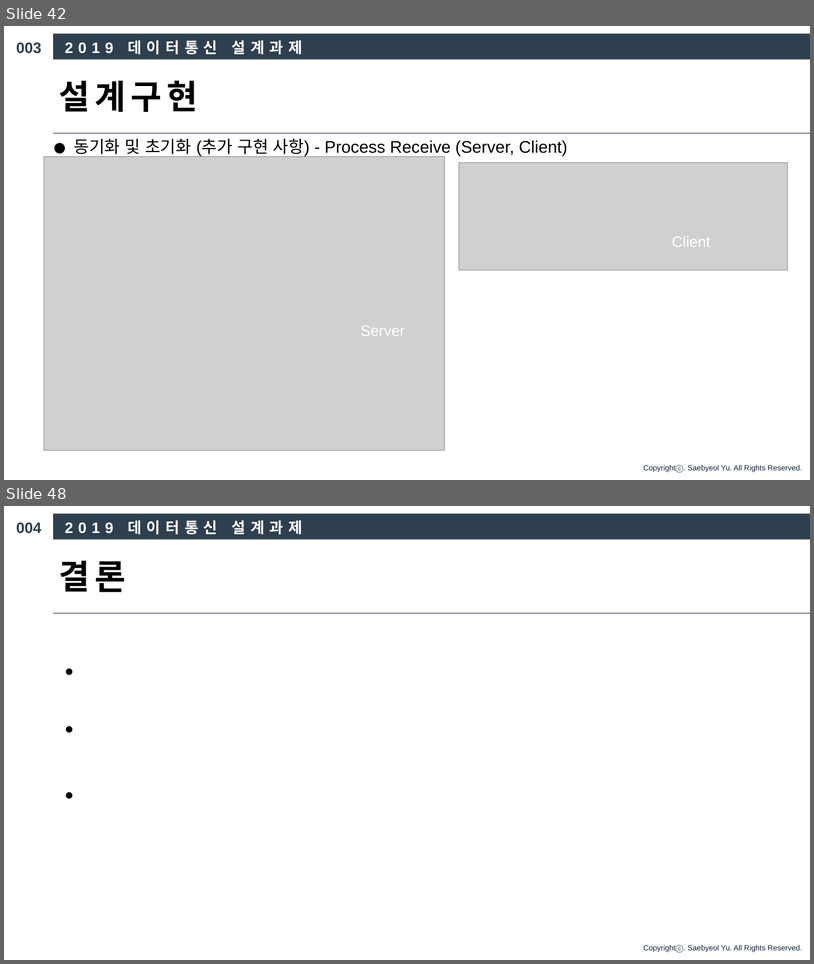
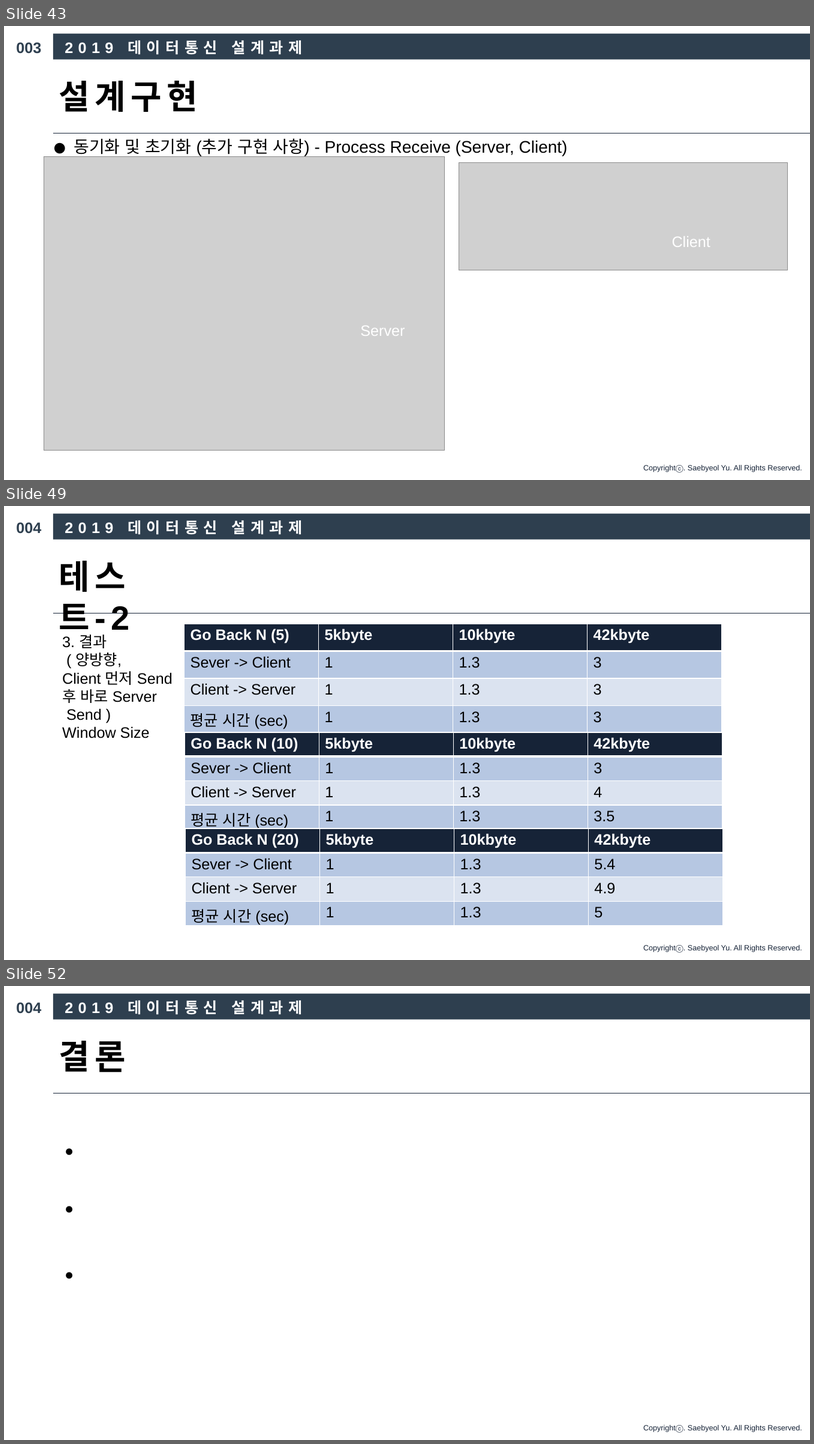
Before and after one commit to chattermproject2019/chatting_TCP, a slide deck: 4조 데이터통신 발표 PPT.pptx. Shown one above the other, each under a label of ours: slides 42 and 48 before the commit, slides 43, 49 and 52 after it; the slides between them are not shown. The pictures are 814x964 and 814x1444 pixels, drawn with LibreOffice and Linux fonts; fonts in the diff are those of the drawing; grey boxes stand for pictures. Boxes give left, top, right and bottom in pixels: in the first picture for what was removed or moved away, otherwise in the second. Text is boxed around its words. In the diff, an @@ line names an element or a change of style, - is before the commit and + after.

```diff
--- a/4조 데이터통신 발표 PPT.pptx
+++ b/4조 데이터통신 발표 PPT.pptx
@@ slide 49 added at bbox=[4, 506, 810, 960], background #FFFFFF; not listed: 1 template element that a slide beside it also shows @@
@@ text added at bbox=[16, 522, 41, 534], 18 pt, text #2E3F4F, bold @@
+004
@@ rectangle added at bbox=[53, 513, 810, 539], fill #2E3F4F @@
@@ text added at bbox=[65, 520, 303, 535], 18 pt, text #FFFFFF, bold @@
+2019 데이터통신 설계과제
@@ text added at bbox=[59, 561, 130, 638], 40 pt, text #000000, bold @@
+테스트-2
@@ line added from (53, 613) to (810, 613), #162337 0.5 pt @@
@@ table added at bbox=[184, 624, 722, 733], 4 rows, 4 columns @@
+Go Back N (5) | 5kbyte | 10kbyte | 42kbyte
+Sever -> Client | 1 | 1.3 | 3
+Client -> Server | 1 | 1.3 | 3
+평균 시간 (sec) | 1 | 1.3 | 3
@@ text added at bbox=[62, 634, 173, 738], 18 pt, text #000000 @@
+3. 결과
+( 양방향,
+Client 먼저 Send
+후 바로 Server
+Send )
+Window Size
@@ table added at bbox=[185, 732, 722, 831], 4 rows, 4 columns @@
+Go Back N (10) | 5kbyte | 10kbyte | 42kbyte
+Sever -> Client | 1 | 1.3 | 3
+Client -> Server | 1 | 1.3 | 4
+평균 시간 (sec) | 1 | 1.3 | 3.5
@@ table added at bbox=[185, 828, 723, 927], 4 rows, 4 columns @@
+Go Back N (20) | 5kbyte | 10kbyte | 42kbyte
+Sever -> Client | 1 | 1.3 | 5.4
+Client -> Server | 1 | 1.3 | 4.9
+평균 시간 (sec) | 1 | 1.3 | 5
@@ what was slide 42 is now slide 43 @@
@@ what was slide 48 is now slide 52 @@
```
Also in this commit, not shown: 7 slides changed, 3 other slides added, 1 slide removed, 1 other file.
